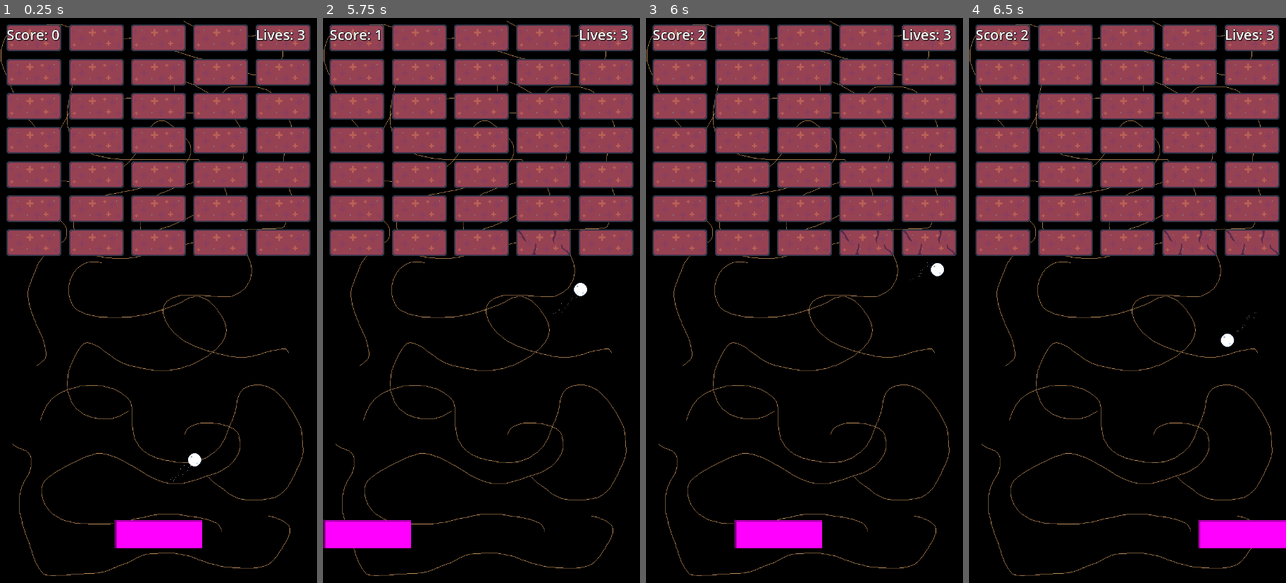
Above: before the commit, frames 1-4 (left to right).
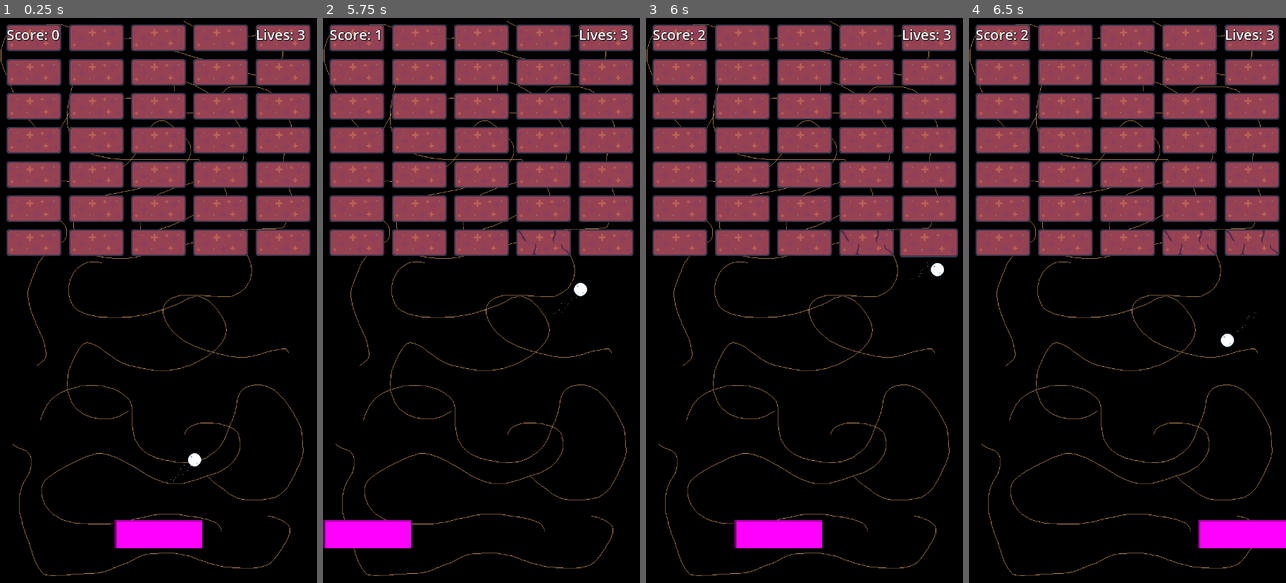
Above: after the commit, the same moments.

Repository: ant290/MoleBreaker
Game: Godot game, scene res://scenes/level.tscn
Same seed, same stepped clock (60 frames per second), same inputs: the game is played once before the commit and once after it.
Inputs:
- Up to frame 1 (0.25 s): no input
- Up to frame 2 (5.75 s): hold Right (ui_right) 0.53-1.28 s; tap Enter at 1.25 s; hold Left (ui_left) 1.28-2.03 s; hold Right (ui_right) 2.03-3.53 s; hold Left (ui_left) from 3.53 s (still down)
- Up to frame 3 (6 s): release Left (ui_left) at 5.78 s; hold Right (ui_right) from 5.78 s (still down)
- Up to frame 4 (6.5 s): keep holding Right (ui_right)

Frames 1-2 are identical in both runs. In frame 3, 0.3% of the frame differs, in the area x 80-99%, y 37-43%; in frame 4, nothing differs.

Commit message:
added animation when bricks get hit

Diff:
--- a/mole-breaker/scenes/brick.tscn
+++ b/mole-breaker/scenes/brick.tscn
@@ -6,6 +6,67 @@
 
 [sub_resource type="RectangleShape2D" id="RectangleShape2D_0w5h4"]
 size = Vector2(122, 58)
+
+[sub_resource type="Animation" id="Animation_7mekc"]
+resource_name = "dink"
+length = 0.15
+tracks/0/type = "value"
+tracks/0/imported = false
+tracks/0/enabled = true
+tracks/0/path = NodePath("HealthySprite:scale")
+tracks/0/interp = 1
+tracks/0/loop_wrap = true
+tracks/0/keys = {
+"times": PackedFloat32Array(0, 0.06666667, 0.13333334),
+"transitions": PackedFloat32Array(1, 1, 1),
+"update": 0,
+"values": [Vector2(1, 1), Vector2(1.1, 1.1), Vector2(1, 1)]
+}
+tracks/1/type = "value"
+tracks/1/imported = false
+tracks/1/enabled = true
+tracks/1/path = NodePath("DamagedSprite:scale")
+tracks/1/interp = 1
+tracks/1/loop_wrap = true
+tracks/1/keys = {
+"times": PackedFloat32Array(0, 0.06666667, 0.13333334),
+"transitions": PackedFloat32Array(1, 1, 1),
+"update": 0,
+"values": [Vector2(1, 1), Vector2(1.1, 1.1), Vector2(1, 1)]
+}
+
+[sub_resource type="Animation" id="Animation_c34n8"]
+length = 0.001
+tracks/0/type = "value"
+tracks/0/imported = false
+tracks/0/enabled = true
+tracks/0/path = NodePath("HealthySprite:scale")
+tracks/0/interp = 1
+tracks/0/loop_wrap = true
+tracks/0/keys = {
+"times": PackedFloat32Array(0),
+"transitions": PackedFloat32Array(1),
+"update": 0,
+"values": [Vector2(1, 1)]
+}
+tracks/1/type = "value"
+tracks/1/imported = false
+tracks/1/enabled = true
+tracks/1/path = NodePath("DamagedSprite:scale")
+tracks/1/interp = 1
+tracks/1/loop_wrap = true
+tracks/1/keys = {
+"times": PackedFloat32Array(0),
+"transitions": PackedFloat32Array(1),
+"update": 0,
+"values": [Vector2(1, 1)]
+}
+
+[sub_resource type="AnimationLibrary" id="AnimationLibrary_ci8dj"]
+_data = {
+&"RESET": SubResource("Animation_c34n8"),
+&"dink": SubResource("Animation_7mekc")
+}
 
 [node name="Brick" type="RigidBody2D" groups=["Brick"]]
 gravity_scale = 0.0
@@ -20,3 +81,10 @@
 
 [node name="CollisionShape2D" type="CollisionShape2D" parent="."]
 shape = SubResource("RectangleShape2D_0w5h4")
+
+[node name="AnimationPlayer" type="AnimationPlayer" parent="."]
+libraries = {
+&"": SubResource("AnimationLibrary_ci8dj")
+}
+
+[connection signal="animation_finished" from="AnimationPlayer" to="." method="_on_animation_player_animation_finished"]
--- a/mole-breaker/scripts/brick.gd
+++ b/mole-breaker/scripts/brick.gd
@@ -8,6 +8,7 @@
 
 @onready var healthy_sprite : Sprite2D = $HealthySprite
 @onready var damaged_sprite : Sprite2D = $DamagedSprite
+@onready var animator : AnimationPlayer = $AnimationPlayer
 
 var health : int
 
@@ -21,18 +22,19 @@
 	pass
 
 func hit():
+	#set the brick health, call animation and emit points signal
 	health -= 1
+	animator.play("dink")
 	OnHit.emit(points_per_hit)
+
+
+func _on_animation_player_animation_finished(anim_name: StringName) -> void:
+	#here handling the changing of sprites and killing the brick
 	if health <= starting_health / 2:
 		#load broken sprite
 		damaged_sprite.show()
 		healthy_sprite.hide()
-
 	if health <= 0:
-
 		healthy_sprite.hide()
 		damaged_sprite.hide()
-
-		await get_tree().create_timer(1).timeout
-
-		queue_free()
+		call_deferred("queue_free")
Not shown: 1 places in mole-breaker/scenes/brick.tscn that only renumber resources
